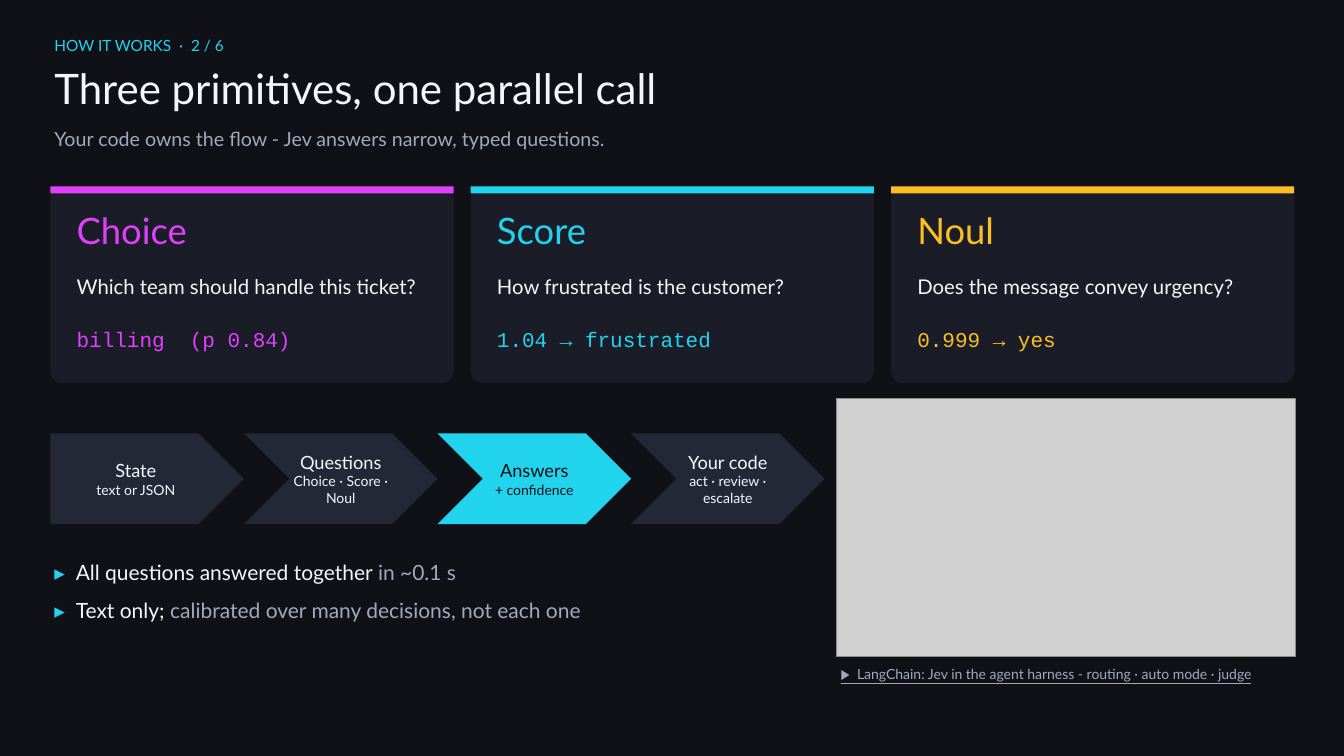
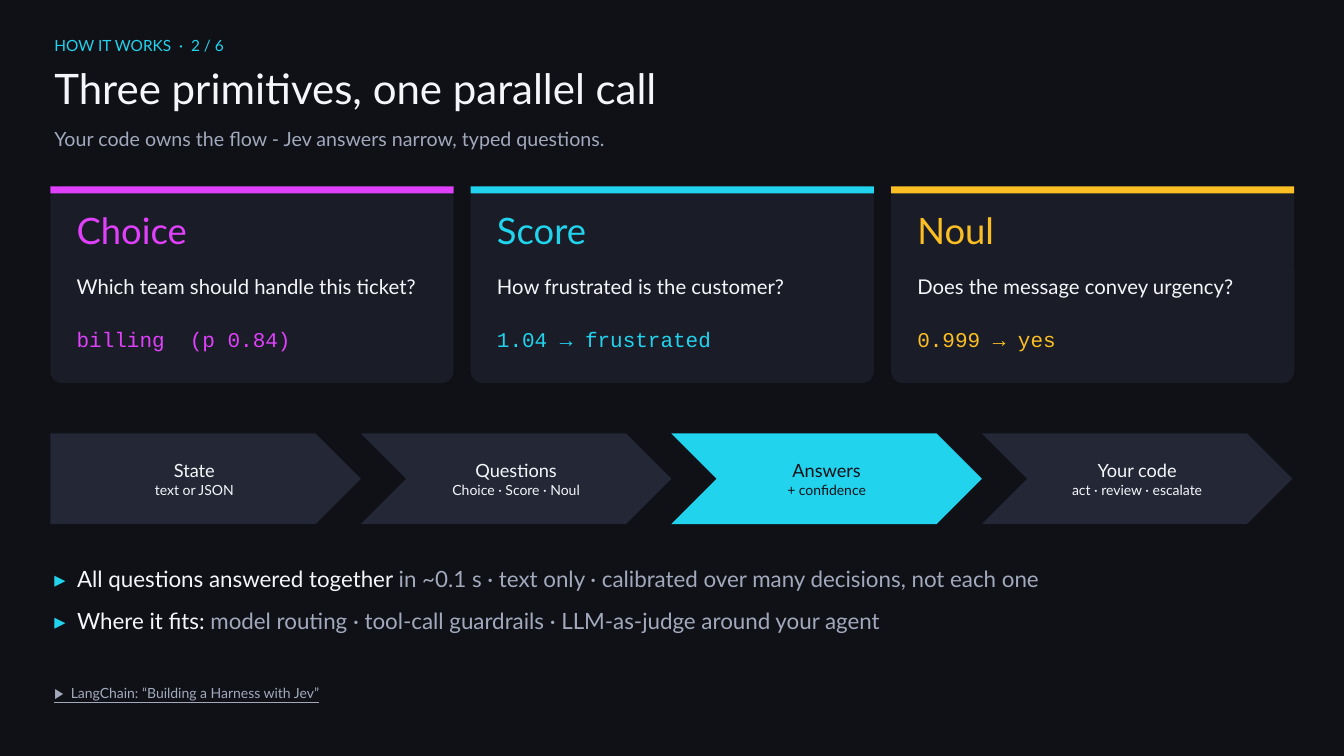
Before and after one commit to stvonolf/jev-samples, a slide deck: slide 2 of presentation/Jev_Team_Overview.pptx. Drawn at 1344x756 pixels with LibreOffice and Linux fonts; fonts in the diff are those of the drawing; grey boxes stand for pictures. Boxes give left, top, right and bottom in pixels: in the first picture for what was removed or moved away, otherwise in the second. Text is boxed around its words. In the diff, an @@ line names an element or a change of style, - is before the commit and + after.

```diff
--- a/presentation/Jev_Team_Overview.pptx
+++ b/presentation/Jev_Team_Overview.pptx
@@ picture removed at [837, 398, 1296, 656] @@
@@ pentagon arrow "State": place and size @@
-pentagon arrow "State" at [50, 434, 244, 524]
+pentagon arrow "State" at [50, 434, 361, 524]
@@ chevron "Questions": place and size @@
-chevron "Questions" at [244, 434, 438, 524]
+chevron "Questions" at [361, 434, 671, 524]
@@ chevron "Answers": place and size @@
-chevron "Answers" at [438, 434, 631, 524]
+chevron "Answers" at [671, 434, 982, 524]
@@ chevron "Your code": place and size @@
-chevron "Your code" at [631, 434, 825, 524]
+chevron "Your code" at [982, 434, 1293, 524]
@@ text at [77, 570, 1039, 633]: text changed; size 15 to 16 pt @@
-▸ All questions answered together in ~0.1 s
-▸ Text only; calibrated over many decisions, not each one
+▸ All questions answered together in ~0.1 s · text only · calibrated over many decisions, not each one
+▸ Where it fits: model routing · tool-call guardrails · LLM-as-judge around your agent
@@ text added at [71, 687, 319, 701], 10 pt, text #A3A9BC, underline @@
+▶ LangChain: “Building a Harness with Jev”
@@ text removed at [857, 668, 1251, 682] @@
-▶ LangChain: Jev in the agent harness - routing · auto mode · judge
```
Also in this commit, not shown: 2 other files.
